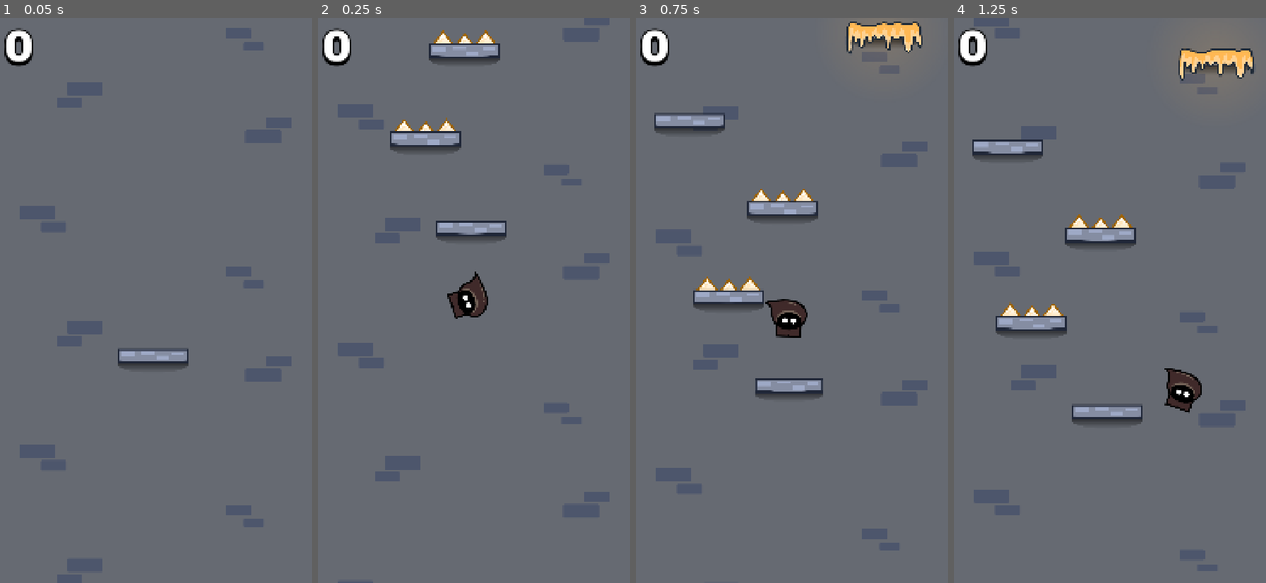
Above: before the commit, frames 1-4 (left to right).
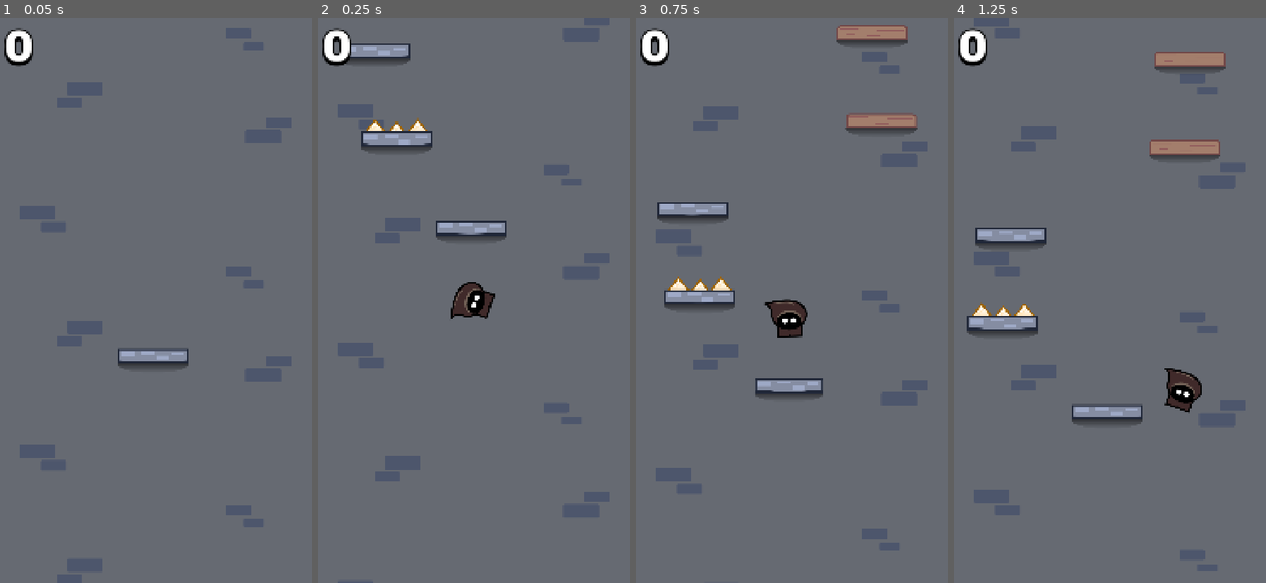
Above: after the commit, the same moments.

Repository: ReaverGG/dungeon-jump
Game: Godot game, scene res://scenes/main/game.tscn
The game is run twice, just before and just after one commit, with the same random seed, the same clock (stepped at 60 frames per second) and the same inputs.
Inputs (mouse positions are in pixels of both pictures, inside the frame that each line leads up to):
- Up to frame 1 (0.05 s): no input
- Up to frame 2 (0.25 s): no input
- Up to frame 3 (0.75 s): move the mouse to (857, 272) at 0.52 s; press the mouse at (857, 272) at 0.53 s; hold D (right) from 0.53 s (still down)
- Up to frame 4 (1.25 s): keep holding D (right)

Frame 1 is identical in both runs. In frame 2, 3.4% of the frame differs, in the area x 9-59%, y 2-54%; in frame 3, 5.6%; in frame 4, 5.9%, in the area x 4-97%, y 5-57%.

Commit message:
Auto Update

Diff:
--- /dev/null
+++ b/dungeon-jump/code/breakable.gd
@@ -0,0 +1,4 @@
+extends Node2D
+
+@onready var right: Sprite2D = $Right
+@onready var left: Sprite2D = $Left
--- a/dungeon-jump/code/player.gd
+++ b/dungeon-jump/code/player.gd
@@ -5,6 +5,7 @@
 @export var sprite: Sprite2D
 @export var base_tile: Node2D
 @export var spawner: Spawner
+@export var label: Label
 
 @export_group("Movement")
 @export var move_speed: float = 1670.0
@@ -16,62 +17,51 @@
 @export var gravity: float = 5867.0
 @export var rotation_divider: float = 80.0
 
-@export_group("UI")
-@export var label: Label
+@export_group("Shockwave")
+@export var shockwave_scene: PackedScene
+# Finds the Shockwave node in the main scene safely
+@onready var shockwave_container: Node = get_tree().current_scene.get_node("Shockwave")
 
-@export_group("Shockwave")
-@export var shockwave_spawner: CanvasLayer
-@export var shockwave_scene: PackedScene
+var _base_offset: float = 250.0
+var _base_scale: Vector2
+var _score_origin_y: float
+var _record_y: float
+var _is_locked: bool = true
+var _squish_tween: Tween
 
-var base_offset: float = 250.0
-var base_scale: Vector2
-var score_origin_y: float
-var record_y: float
-var is_locked: bool = true
-var squish_tween: Tween
-
-# Score Logic
 var score: int = 0:
 	set(value):
 		if score != value:
 			score = value
-			_on_score_increased()
-			label.text = str(score)
+			_on_score_changed()
 
 func _ready() -> void:
-	add_to_group("player") # Optimization: Allows easy lookup without tree crawling
+	_base_scale = sprite.scale
+	_score_origin_y = base_tile.global_position.y - _base_offset
+	_record_y = _score_origin_y
 
-	base_scale = sprite.scale
-	score_origin_y = base_tile.global_position.y - base_offset
-	record_y = score_origin_y
-
-	# Center player horizontally
-	var viewport_x = get_viewport_rect().size.x
-	global_position = Vector2(viewport_x / 2.0, score_origin_y + (base_offset * 10.0))
-
-	animate_entry()
+	global_position = Vector2(get_viewport_rect().size.x / 2.0, _score_origin_y + (_base_offset * 10.0))
+	_animate_entry()
 
 func _physics_process(delta: float) -> void:
-	handle_screen_wrap()
-	update_score()
+	_handle_screen_wrap()
+	_update_score()
 
-	if not is_locked:
-		handle_movement(delta)
-		handle_gravity(delta)
+	if not _is_locked:
+		_handle_movement(delta)
+		_handle_gravity(delta)
 		sprite.rotation_degrees = velocity.x / rotation_divider
 
-	check_platform_collisions()
+	_check_platform_collisions()
 	move_and_slide()
 
-# --- Movement & Physics ---
-
-func handle_movement(delta: float) -> void:
+func _handle_movement(delta: float) -> void:
 	var direction: float = Input.get_axis("left", "right")
 
-	# Mobile Touch Input
+	# Mobile/Mouse Input
 	if Input.is_action_pressed("click"):
-		var viewport_center = get_viewport_rect().size.x / 2.0
-		direction = 1.0 if get_global_mouse_position().x > viewport_center else -1.0
+		var center_x = get_viewport_rect().size.x / 2.0
+		direction = 1.0 if get_global_mouse_position().x > center_x else -1.0
 
 	if direction:
 		sprite.flip_h = direction < 0
@@ -79,79 +69,68 @@
 	else:
 		velocity.x = lerp(velocity.x, 0.0, deceleration * delta)
 
-func handle_gravity(delta: float) -> void:
+func _handle_gravity(delta: float) -> void:
 	velocity.y += gravity * delta
 	if is_on_floor():
-		jump()
+		_jump()
 
-func jump() -> void:
+func _jump() -> void:
 	velocity.y = -jump_force
-	animate_squish()
+	_animate_squish()
 
-func handle_screen_wrap() -> void:
-	var viewport_width = get_viewport_rect().size.x
-	global_position.x = wrapf(global_position.x, 0, viewport_width)
-
-# --- Gameplay Logic ---
-
-func update_score() -> void:
-	if global_position.y < record_y:
-		record_y = global_position.y
-		score = int((score_origin_y - record_y) / spawner.tile_distance)
-
-func _on_score_increased() -> void:
-	if spawner.speed_multiplier < 2:
-		spawner.speed_multiplier += 0.1
-
-func check_platform_collisions() -> void:
-	var hit_this_frame: Array[Object] = []
-
+func _check_platform_collisions() -> void:
 	for i in get_slide_collision_count():
 		var collision := get_slide_collision(i)
-		var collider := collision.get_collider()
+		var collider := collision.get_collider() as Tile
 
-		# Ensure we only process each tile once per frame
-		if collider is Tile and not hit_this_frame.has(collider):
-			hit_this_frame.append(collider)
-			apply_tile_effect(collider)
+		# Check if we hit a Tile
+		if collider:
+			# Pass the collider instance so we can modify it (e.g., crack it)
+			_handle_tile_effect(collider.type, collider)
 			collider.boing()
 
-func apply_tile_effect(tile: Tile) -> void:
-	var effect_name = tile.effect()
+func _handle_tile_effect(type: Tile.Type, collider: Tile) -> void:
+	match type:
+		Tile.Type.BOUNCY:
+			velocity.y = -7000
+			_spawn_shockwave()
+		Tile.Type.SPIKE:
+			velocity.y = -jump_force / 1.67
+		Tile.Type.BREAKABLE:
+			collider.crack()
 
-	if effect_name == "bouncy":
-		velocity.y = -7000
-		spawn_shockwave()
-
-	elif effect_name == "spike":
-		velocity.y = -jump_force / 1.67
-
-func spawn_shockwave() -> void:
+func _spawn_shockwave() -> void:
 	if not shockwave_scene: return
 
 	var shockwave = shockwave_scene.instantiate()
-	if shockwave is Shockwave:
-		shockwave.player = self
+	shockwave.player = self
+	shockwave_container.add_child(shockwave)
 
-	get_parent().get_node("Shockwave").add_child(shockwave)
+func _update_score() -> void:
+	if global_position.y < _record_y:
+		_record_y = global_position.y
+		score = int((_score_origin_y - _record_y) / spawner.tile_distance)
 
-# --- Animations ---
+func _on_score_changed() -> void:
+	label.text = str(score)
 
-func animate_squish() -> void:
-	if squish_tween: squish_tween.kill()
+func _handle_screen_wrap() -> void:
+	global_position.x = wrapf(global_position.x, 0, get_viewport_rect().size.x)
+
+func _animate_squish() -> void:
+	if _squish_tween: _squish_tween.kill()
 
 	sprite.scale = Vector2(0.5, 1.5)
-	squish_tween = create_tween()
-	squish_tween.set_ease(Tween.EASE_OUT).set_trans(Tween.TRANS_ELASTIC)
-	squish_tween.tween_property(sprite, "scale", base_scale, 1.0)
+	_squish_tween = create_tween()
+	_squish_tween.set_ease(Tween.EASE_OUT).set_trans(Tween.TRANS_ELASTIC)
+	_squish_tween.tween_property(sprite, "scale", _base_scale, 1.0)
 
-func animate_entry() -> void:
+func _animate_entry() -> void:
 	sprite.rotation_degrees = 360 if randf() > 0.5 else -360
 
-	var tween: Tween = create_tween()
+	var tween = create_tween()
 	tween.set_ease(Tween.EASE_OUT).set_trans(Tween.TRANS_EXPO).set_parallel(true)
-	tween.tween_property(self, "global_position:y", score_origin_y, 1.0)
+	tween.tween_property(self, "global_position:y", _score_origin_y, 1.0)
 	tween.tween_property(sprite, "rotation_degrees", 0.0, 1.0)
-
 	await tween.finished
-	is_locked = false
+	_is_locked = false
--- a/dungeon-jump/code/shockwave.gd
+++ b/dungeon-jump/code/shockwave.gd
@@ -1,52 +1,36 @@
-class_name Shockwave
 extends ColorRect
 
-# Injected by Player.gd
-var player: Node2D
-
-# Shader Uniforms
-const PARAM_CENTER: String = "center"
-const PARAM_SIZE: String = "size"
+var player: CharacterBody2D
 
 func _ready() -> void:
-	if not player:
-		# Safety fallback: Only search if absolutely necessary
-		player = get_tree().get_first_node_in_group("player")
-
+	# Player is injected by player.gd before added to tree
 	if player:
-		start_animation()
+		_animate()
 	else:
+		# Fallback just in case
 		queue_free()
 
 func _process(_delta: float) -> void:
-	if not player:
-		return
+	if not player: return
 
-	update_shader_position()
+	var canvas_transform = player.get_global_transform_with_canvas()
+	var screen_position = canvas_transform.origin
+	var viewport_size = get_viewport_rect().size
 
-func update_shader_position() -> void:
-	# Calculate where the shockwave center (player) is on the screen (0.0 to 1.0)
-	var screen_pos: Vector2 = player.get_global_transform_with_canvas().origin
-	var viewport_size: Vector2 = get_viewport_rect().size
+	if viewport_size.x != 0 and viewport_size.y != 0:
+		var uv_center = Vector2(
+			screen_position.x / viewport_size.x,
+			screen_position.y / viewport_size.y
+		)
+		material.set_shader_parameter("center", uv_center)
 
-	if viewport_size.x > 0 and viewport_size.y > 0:
-		var uv_center: Vector2 = Vector2(
-			screen_pos.x / viewport_size.x,
-			screen_pos.y / viewport_size.y
-		)
-		material.set_shader_parameter(PARAM_CENTER, uv_center)
-
-func start_animation() -> void:
-	material.set_shader_parameter(PARAM_SIZE, 0.0)
-
-	var tween: Tween = create_tween()
-	tween.set_trans(Tween.TRANS_EXPO).set_ease(Tween.EASE_OUT)
-
-	# Animate the "size" parameter from 0.0 to 1.5 over 3.5 seconds
-	tween.tween_method(set_shockwave_size, 0.0, 1.5, 3.5)
+func _animate() -> void:
+	material.set_shader_parameter("size", 0.0)
+	var tween = create_tween()
+	tween.tween_method(
+		func(val): material.set_shader_parameter("size", val),
+		0.0, 3.5, 2.0
+	).set_trans(Tween.TRANS_LINEAR)
 
 	await tween.finished
 	queue_free()
-
-func set_shockwave_size(value: float) -> void:
-	material.set_shader_parameter(PARAM_SIZE, value)
--- a/dungeon-jump/code/spawner.gd
+++ b/dungeon-jump/code/spawner.gd
@@ -2,94 +2,111 @@
 extends Node2D
 
 @export var base_tile: AnimatableBody2D
-@export var player: CharacterBody2D
+@export var player: Player
 @export var tile_scene: PackedScene
 @export var tiles: Array[Texture2D]
 @export var max_dangerous_streak: int = 2
 
+# Speed increases by 0.05 for every 1 score. Maxes out at 2.0x speed.
+@export var difficulty_scale: float = 0.05
+
 var speed_multiplier: float = 1.0
-var wall_distance: float = 20.0
 var tile_distance: int = 300
 var tiles_ahead: int = 5
-var spawn_history: Array[bool] = []
+var _spawn_history: Array[bool] = []
+var _wall_distance: float = 20.0
 
-# Weights Configuration
 var tile_variants: Array[Dictionary] = [
-	{ "weight": 35.0, "is_dangerous": false, "texture_index": 0 }, # NORMAL
-	{ "weight": 12.0, "is_dangerous": false, "texture_index": 1 }, # BREAKABLE
-	{ "weight": 8.0,  "is_dangerous": false, "texture_index": 2 }, # BOUNCY
-	{ "weight": 8.0,  "is_dangerous": false, "texture_index": 3 }, # MOVING
-	{ "weight": 15.0, "is_dangerous": true,  "texture_index": 4 }, # SPIKE
-	{ "weight": 10.0, "is_dangerous": true,  "texture_index": 5 }, # RED
-	{ "weight": 8.0,  "is_dangerous": false, "texture_index": 6 }, # STICKY
-	{ "weight": 5.0,  "is_dangerous": false, "texture_index": 7 }, # BLUE
-	{ "weight": 2.5,  "is_dangerous": false, "texture_index": 8 }, # MYSTERY
-	{ "weight": 0.9,  "is_dangerous": false, "texture_index": 9 }, # GOLDEN
-	{ "weight": 0.1,  "is_dangerous": false, "texture_index": 10 } # DIAMOND
+	{ "weight": 35.0, "danger": false, "type": Tile.Type.NORMAL,    "tex": 0 },
+	{ "weight": 12.0, "danger": false, "type": Tile.Type.BREAKABLE, "tex": 1 },
+	{ "weight": 8.0,  "danger": false, "type": Tile.Type.BOUNCY,    "tex": 2 },
+	{ "weight": 8.0,  "danger": false, "type": Tile.Type.MOVING,    "tex": 3 },
+	{ "weight": 15.0, "danger": true,  "type": Tile.Type.SPIKE,     "tex": 4 },
+	{ "weight": 10.0, "danger": true,  "type": Tile.Type.RED,       "tex": 5 },
+	{ "weight": 8.0,  "danger": false, "type": Tile.Type.STICKY,    "tex": 6 },
+	{ "weight": 5.0,  "danger": false, "type": Tile.Type.BLUE,      "tex": 7 },
+	{ "weight": 2.5,  "danger": false, "type": Tile.Type.MYSTERY,   "tex": 8 },
+	{ "weight": 0.9,  "danger": false, "type": Tile.Type.GOLDEN,    "tex": 9 },
+	{ "weight": 0.1,  "danger": false, "type": Tile.Type.DIAMOND,   "tex": 10 }
 ]
 
 func _ready() -> void:
-	global_position.y = base_tile.global_position.y
+	if base_tile:
+		global_position.y = base_tile.global_position.y
 
-func _process(delta: float) -> void:
-	speed_multiplier += delta / 100.0
+func _process(_delta: float) -> void:
+	if player:
+		# Calculate speed based on score: 1.0 + (Score * Scale)
+		var target_speed = 1.0 + (float(player.score) * difficulty_scale)
+		# Ensure it stays under 2.0
+		speed_multiplier = min(target_speed, 2.0)
 
-	if player and should_spawn_tile():
-		spawn_next_tile()
+		if _should_spawn_tile():
+			_spawn_next_tile()
 
-func should_spawn_tile() -> bool:
-	return global_position.y + tile_distance * tiles_ahead > player.global_position.y
+func _should_spawn_tile() -> bool:
+	return global_position.y + (tile_distance * tiles_ahead) > player.global_position.y
 
-func spawn_next_tile() -> void:
+func _spawn_next_tile() -> void:
 	global_position.y -= tile_distance
-	create_tile()
+	_create_tile()
 
-func create_tile() -> void:
-	var tile = tile_scene.instantiate()
-	var data = pick_variant()
+func _create_tile() -> void:
+	var tile = tile_scene.instantiate() as Tile
+	var data = _pick_variant()
 
-	update_history(data.is_dangerous)
+	_update_history(data.danger)
 
-	tile.get_node("Sprite").texture = tiles[data.texture_index]
-	tile.global_position = get_random_x_position(tile)
+	# Safety Check: Use texture if available, otherwise default to 0
+	if tiles.size() > data.tex:
+		tile.setup(tiles[data.tex], data.type)
+	else:
+		if tiles.size() > 0:
+			tile.setup(tiles[0], data.type)
+
+	var x_pos = _get_random_x_position(tile)
+	tile.global_position = Vector2(x_pos, global_position.y)
 
 	get_parent().add_child(tile)
 
-func update_history(is_dangerous: bool) -> void:
-	spawn_history.append(is_dangerous)
-	if spawn_history.size() > max_dangerous_streak:
-		spawn_history.pop_front()
-
-func pick_variant() -> Dictionary:
+func _pick_variant() -> Dictionary:
 	var force_safe: bool = false
 
-	# Prevent too many dangerous tiles in a row
-	if spawn_history.size() == max_dangerous_streak:
-		if spawn_history.all(func(x): return x):
+	if _spawn_history.size() >= max_dangerous_streak:
+		if _spawn_history.all(func(x): return x):
 			force_safe = true
 
 	var available_variants: Array = []
 	var total_weight: float = 0.0
 
 	for variant in tile_variants:
-		if force_safe and variant.is_dangerous:
+		if force_safe and variant.danger:
 			continue
 		available_variants.append(variant)
 		total_weight += variant.weight
 
-	var random_value: float = randf_range(0.0, total_weight)
+	var random_val: float = randf_range(0.0, total_weight)
 	var current_weight: float = 0.0
 
 	for variant in available_variants:
 		current_weight += variant.weight
-		if random_value <= current_weight:
+		if random_val <= current_weight:
 			return variant
 
-	return available_variants[0]
+	return tile_variants[0]
 
-func get_random_x_position(tile_object) -> Vector2:
-	var collider_width = tile_object.get_node("Collider").shape.size.x
-	var min_x = wall_distance + collider_width / 2
-	var max_x = get_viewport_rect().size.x - wall_distance - collider_width / 2
+func _update_history(is_dangerous: bool) -> void:
+	_spawn_history.append(is_dangerous)
+	if _spawn_history.size() > max_dangerous_streak:
+		_spawn_history.pop_front()
 
-	return Vector2(randf_range(min_x, max_x), global_position.y)
+func _get_random_x_position(tile: Tile) -> float:
+	var width = 100.0
+	var collider = tile.get_node_or_null("Collider")
+	if collider and collider.shape:
+		width = collider.shape.size.x
+
+	var min_x = _wall_distance + (width / 2)
+	var max_x = get_viewport_rect().size.x - _wall_distance - (width / 2)
+
+	return randf_range(min_x, max_x)
--- a/dungeon-jump/code/tile.gd
+++ b/dungeon-jump/code/tile.gd
@@ -1,79 +1,77 @@
 class_name Tile
 extends AnimatableBody2D
+
+enum Type { NORMAL, BREAKABLE, BOUNCY, MOVING, SPIKE, RED, STICKY, BLUE, MYSTERY, GOLDEN, DIAMOND }
 
 @export var sprite: Sprite2D
 @export var wall_distance: float = 50.0
 
+@onready var collider: CollisionShape2D = $Collider
+@onready var spawner: Spawner = get_parent().get_node("Spawner")
+
+var type: Type = Type.NORMAL
+var breakable_scene: PackedScene = preload("res://scenes/tile/breakable.tscn")
+var should_move: bool
 var direction: float = 1.0
-var current_speed: float
+var move_speed: float = 0.0
 var min_x: float
 var max_x: float
-var spawner: Node2D
-var can_move: bool
+var base_scale: Vector2
 
-var squish_tween: Tween
-var base_scale: Vector2
-var screen_offset: float = 200.0
-
-# Optimization: Cache the tile type string
-var _tile_type: String
+var _squish_tween: Tween
 
 func _ready() -> void:
 	base_scale = sprite.scale
-	spawner = get_parent().get_node("Spawner")
-
-	# Initial calculation
-	_refresh_tile_data()
-
-	# Random movement logic (Keep this separate from forced movement)
-	can_move = randi() % 2 == 0 and name != "BaseTile"
-
-	# Force movement if it is specifically a "moving" tile
-	if _tile_type.ends_with("moving"):
-		can_move = true
-
-	if randf() > 0.5:
-		direction = 1.0
-	else:
-		direction = -1.0
-
-	var collider_size = get_node("Collider").shape.size.x / 2
-	var viewport_width = get_viewport_rect().size.x
-
-	min_x = wall_distance + collider_size
-	max_x = viewport_width - wall_distance - collider_size
-
-	update_speed()
+	_calculate_bounds()
 
 func _physics_process(delta: float) -> void:
-	if can_move:
-		move_horizontal(delta)
+	if move_speed > 0:
+		_handle_movement(delta)
+	_check_bounds()
 
-	check_bounds()
+# Called by Spawner to initialize the tile
+func setup(new_texture: Texture2D, new_type: Type) -> void:
+	sprite.texture = new_texture
+	type = new_type
 
-# --- NEW FUNCTION FOR RUNTIME CHANGES ---
-func change_type(new_texture: Texture2D) -> void:
-	sprite.texture = new_texture
-	# We MUST refresh the cached data immediately, or the game will
-	# still think this is the old tile type.
-	_refresh_tile_data()
-	update_speed()
+	# Default behavior: 50% chance to move slow
+	should_move = randf() > 0.5
+	var target_speed: float = 100.0
 
-func _refresh_tile_data() -> void:
-	# Parse the string again based on the NEW texture
-	_tile_type = sprite.texture.resource_path.get_file().get_basename()
+	match type:
+		Type.MOVING:
+			should_move = true   # ALWAYS moves
+			target_speed = 200.0 # Faster than others
 
-func update_speed() -> void:
-	if _tile_type.ends_with("moving"):
-		can_move = true
-		current_speed = 200.0
+	if should_move:
+		move_speed = target_speed
+		direction = 1.0 if randf() > 0.5 else -1.0
 	else:
-		# Reset speed if we changed AWAY from a moving tile
-		current_speed = 100.0
-# ----------------------------------------
+		move_speed = 0.0
 
-func move_horizontal(delta: float) -> void:
-	global_position.x += current_speed * direction * spawner.speed_multiplier * delta
+# Added this function so Player can call it
+func crack() -> void:
+	create_cracks()
+
+func boing() -> void:
+	if _squish_tween:
+		_squish_tween.kill()
+
+	sprite.scale = Vector2(randf_range(0.9, 1.1), randf_range(0.9, 1.1))
+
+	_squish_tween = create_tween()
+	_squish_tween.set_ease(Tween.EASE_OUT).set_trans(Tween.TRANS_ELASTIC)
+	_squish_tween.tween_property(sprite, "scale", base_scale, 1.5)
+
+func _calculate_bounds() -> void:
+	var collider_half_width = collider.shape.size.x / 2
+	var viewport_width = get_viewport_rect().size.x
+	min_x = wall_distance + collider_half_width
+	max_x = viewport_width - wall_distance - collider_half_width
+
+func _handle_movement(delta: float) -> void:
+	if should_move:
+		global_position.x += move_speed * direction * spawner.speed_multiplier * delta
 
 	if global_position.x < min_x:
 		global_position.x = min_x
@@ -82,22 +80,14 @@
 		global_position.x = max_x
 		direction = -1.0
 
-func check_bounds() -> void:
+func _check_bounds() -> void:
 	var screen_bottom = get_viewport_transform().affine_inverse().origin.y + get_viewport_rect().size.y
-
-	if global_position.y > screen_bottom + screen_offset:
+	if global_position.y > screen_bottom + 600.0:
 		queue_free()
 
-func boing() -> void:
-	if squish_tween:
-		squish_tween.kill()
-
-	sprite.scale = Vector2(randf_range(0.9, 1.1), randf_range(0.9, 1.1))
-
-	squish_tween = create_tween()
-	squish_tween.set_ease(Tween.EASE_OUT).set_trans(Tween.TRANS_ELASTIC)
-	squish_tween.tween_property(sprite, "scale", base_scale, 1.5)
-
-# Returns the cached string instantly
-func effect() -> String:
-	return _tile_type
+func create_cracks() -> void:
+	sprite.visible = false
+	collider.disabled = true
+	var breakable: Node2D = breakable_scene.instantiate()
+	breakable.global_position = global_position
+	add_child(breakable)
--- a/dungeon-jump/scenes/main/game.tscn
+++ b/dungeon-jump/scenes/main/game.tscn
@@ -60,6 +60,12 @@
 floor_max_angle = 0.0
 base_tile = NodePath("../BaseTile")
 spawner = NodePath("../Spawner")
+move_speed = null
+acceleration = null
+deceleration = null
+jump_force = null
+gravity = null
+rotation_divider = null
 label = NodePath("../UI/Label")
 shockwave_spawner = NodePath("../Shockwave")
 shockwave_scene = ExtResource("20_6lv7u")
--- a/dungeon-jump/scenes/main/shockwave.tscn
+++ b/dungeon-jump/scenes/main/shockwave.tscn
@@ -6,10 +6,10 @@
 [sub_resource type="ShaderMaterial" id="ShaderMaterial_8k4wh"]
 shader = ExtResource("1_6reiy")
 shader_parameter/center = Vector2(0.5, 0.5)
-shader_parameter/force = 0.04
+shader_parameter/force = 0.035
 shader_parameter/size = 0.0
-shader_parameter/thickness = 0.2
-shader_parameter/aberration = 0.3
+shader_parameter/thickness = 0.15
+shader_parameter/aberration = 0.15
 shader_parameter/brightness = 0.067
 
 [node name="Effect" type="ColorRect" unique_id=1678313174]
--- /dev/null
+++ b/dungeon-jump/scenes/tile/breakable.tscn
@@ -0,0 +1,18 @@
+[gd_scene format=3 uid="uid://bcgryijj08058"]
+
+[ext_resource type="Script" uid="uid://b0gonpsqfyx6b" path="res://code/breakable.gd" id="1_je1d0"]
+[ext_resource type="Texture2D" uid="uid://c4ps4q2rafahv" path="res://assets/tiles/breakableright.png" id="2_fubsx"]
+[ext_resource type="Texture2D" uid="uid://qrkufgsoke8n" path="res://assets/tiles/breakableleft.png" id="3_gx15p"]
+
+[node name="Breakable" type="Node2D" unique_id=199597779]
+script = ExtResource("1_je1d0")
+
+[node name="Right" type="Sprite2D" parent="." unique_id=245168539]
+position = Vector2(55.999996, 14.999999)
+scale = Vector2(0.7, 0.7)
+texture = ExtResource("2_fubsx")
+
+[node name="Left" type="Sprite2D" parent="." unique_id=1659130117]
+position = Vector2(-55.999996, 14.999999)
+scale = Vector2(0.7, 0.7)
+texture = ExtResource("3_gx15p")
Not shown, added: dungeon-jump/code/breakable.gd.uid
